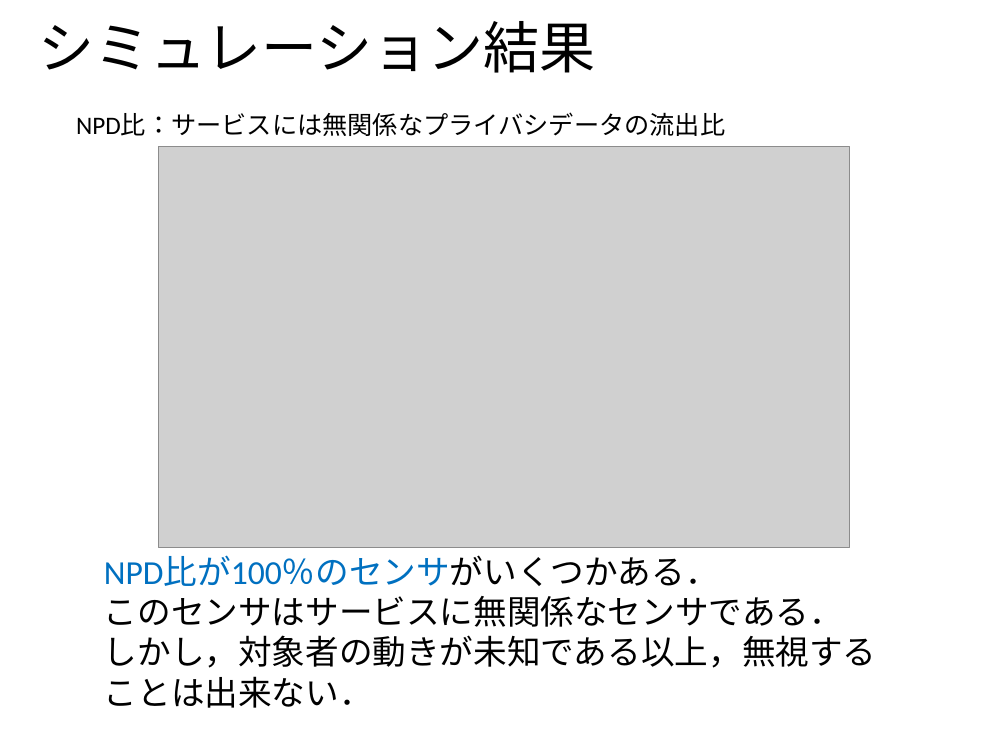
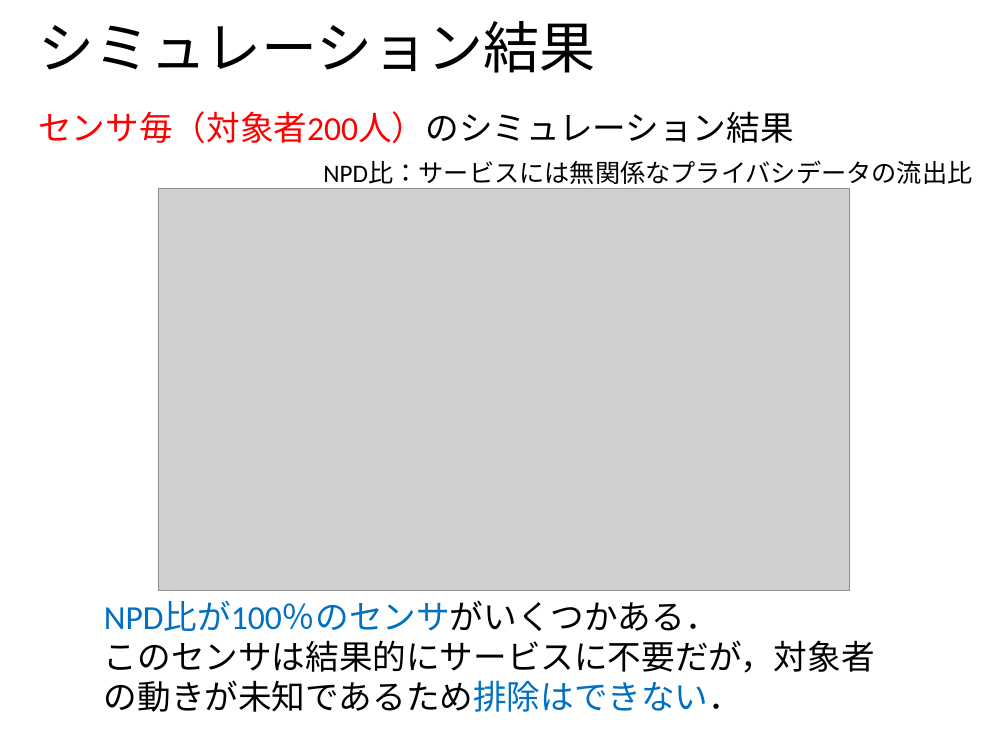
Before and after one commit to ao-megane/LplcOpenDataConverter, a slide deck: slide 22 of LplcOpenDataConverter/LplcOpenDataConverter/プレゼン/多地点カメラを用いた見守りサービスにおける第三者のプライバシデータ流出比の定量評価.pptx. Drawn at 1008x756 pixels with LibreOffice and Linux fonts; fonts in the diff are those of the drawing; grey boxes stand for pictures; background and template pictures are left out. Boxes give left, top, right and bottom in pixels: in the first picture for what was removed or moved away, otherwise in the second. Text is boxed around its words. In the diff, an @@ line names an element or a change of style, - is before the commit and + after.

```diff
--- a/LplcOpenDataConverter/LplcOpenDataConverter/プレゼン/多地点カメラを用いた見守りサービスにおける第三者のプライバシデータ流出比の定量評価.pptx
+++ b/LplcOpenDataConverter/LplcOpenDataConverter/プレゼン/多地点カメラを用いた見守りサービスにおける第三者のプライバシデータ流出比の定量評価.pptx
@@ text added at box(38, 111, 793, 143), 24 pt, text #FF0000 @@
+センサ毎（対象者200人）のシミュレーション結果
@@ text "NPD比：サービスには無関係なプライバシデータの流出比" rewrapped from box(76, 113, 725, 136) to box(323, 162, 972, 189) @@
@@ picture: place and size @@
-picture at box(158, 146, 849, 548)
+picture at box(158, 188, 849, 591)
@@ text at box(104, 601, 875, 712): text changed @@
-NPD比が100％のセンサがいくつかある．
-このセンサはサービスに無関係なセンサである．
-しかし，対象者の動きが未知である以上，無視することは出来ない．
+NPD比が100％のセンサがいくつかある．
+このセンサは結果的にサービスに不要だが，対象者の動きが未知であるため排除はできない．
```
Also in this commit, not shown: 32 other slides changed, 1 slide added, 2 slides removed, 1 other file.
